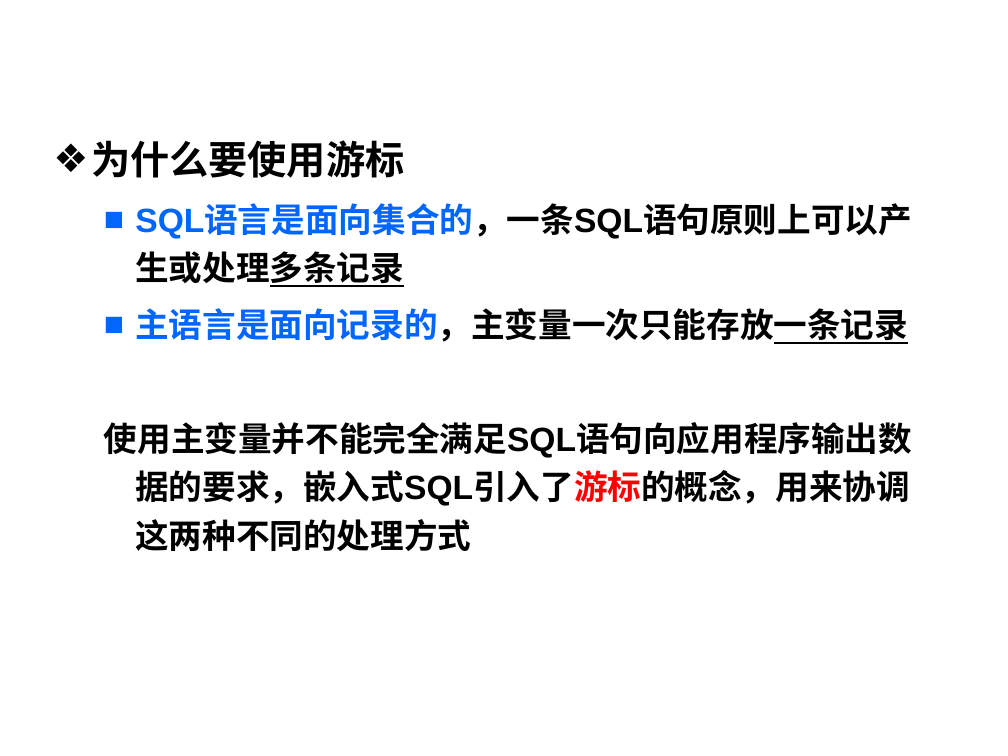
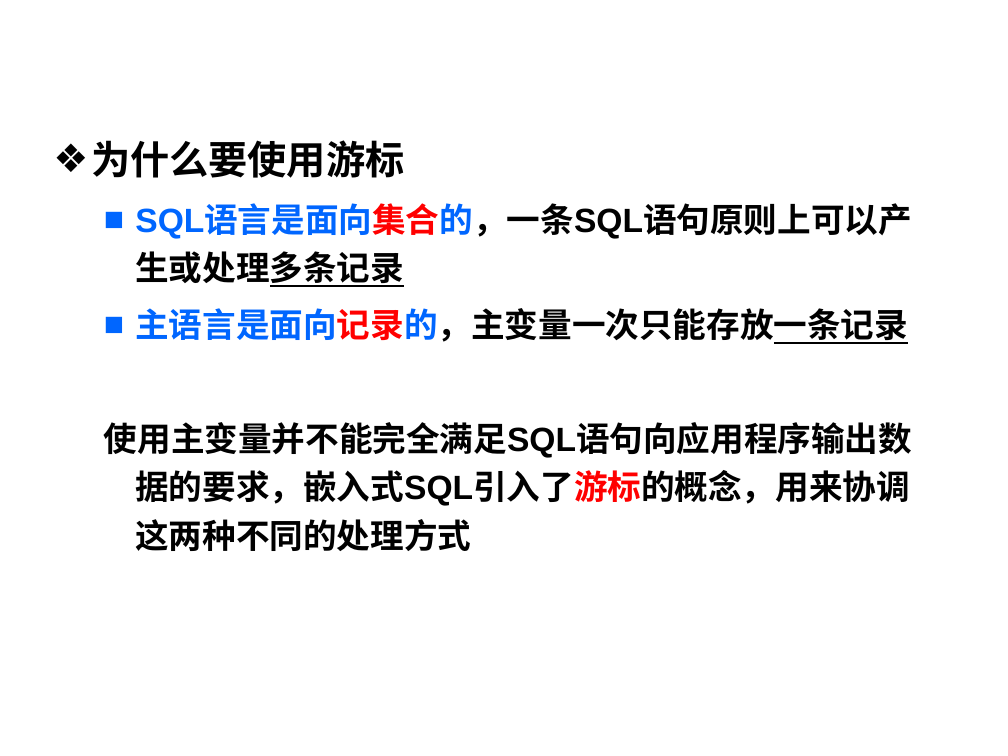
Before and after one commit to HBU/DataBase, a slide deck: slide 6 of PPT/DB第08章.ppt (slide 7 before the commit). Drawn at 1008x756 pixels with LibreOffice and Linux fonts; fonts in the diff are those of the drawing; background and template pictures are left out. Boxes give left, top, right and bottom in pixels: in the first picture for what was removed or moved away, otherwise in the second. Text is boxed around its words. In the diff, an @@ line names an element or a change of style, - is before the commit and + after.

```diff
--- a/PPT/DB第08章.ppt
+++ b/PPT/DB第08章.ppt
@@ text at box(135, 205, 911, 344): text colour #0066FF to #FF0000 in "SQL语言是面向集合的，一条SQL语句原则上可以产生或处理多条记录", "主语言是面向记录的，主变量一次只能存放一条记录" @@
```
Also in this commit, not shown: 3 other slides changed, 2 slides added, 6 slides removed.
